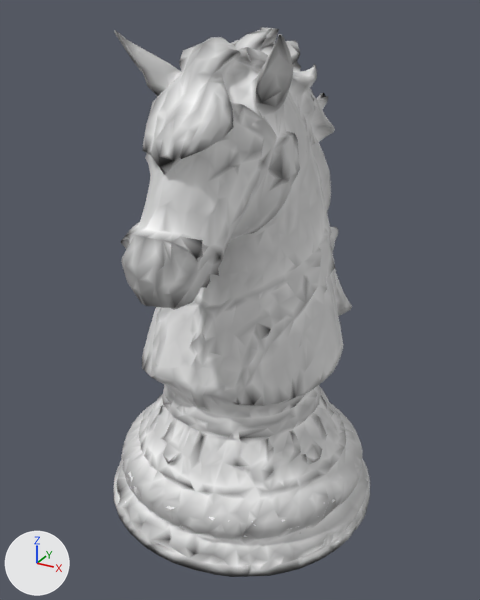
The glTF model assets/models/persian/candidate2/optimized/knight.glb, before and after one commit.
Both versions are drawn from a 50 mm camera at (0.619, -1.138, 0.534) aimed at (0.001, -0.013, -0.028). Lighting does not change. The marker at lower left points along +X, +Y and +Z. The first picture is the older version.

Objects in the first picture: 'geometry_0'.
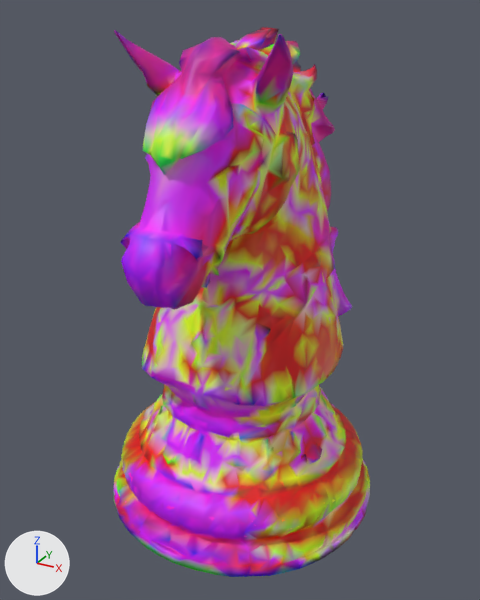
Patch to the scene script:
```diff
--- a/assets/models/persian/candidate2/optimized/knight.glb.py
+++ b/assets/models/persian/candidate2/optimized/knight.glb.py
@@ me_geometry_0 @@
 me_geometry_0.from_pydata(...)  # 8987 vertices, 17967 faces; spans x -0.301..0.301, y -0.352..0.352, z -0.5..0.5
 # used by ob_geometry_0; location = (0.0, 0.0, 0.0)
+# me_geometry_0 part 1: 17962 faces centred in x -0.299..0.3, y -0.351..0.351, z -0.5..0.499 are repainted in the vertex colours, in many colours
 me_geometry_0.materials.append(mat_defaultmaterial)
```

Location of each change, (x1, y1, x2, y2) in pixels of the pictures (480 x 600 px):
part 1 of me_geometry_0, recoloured (darker): (113, 27, 370, 577) in both
